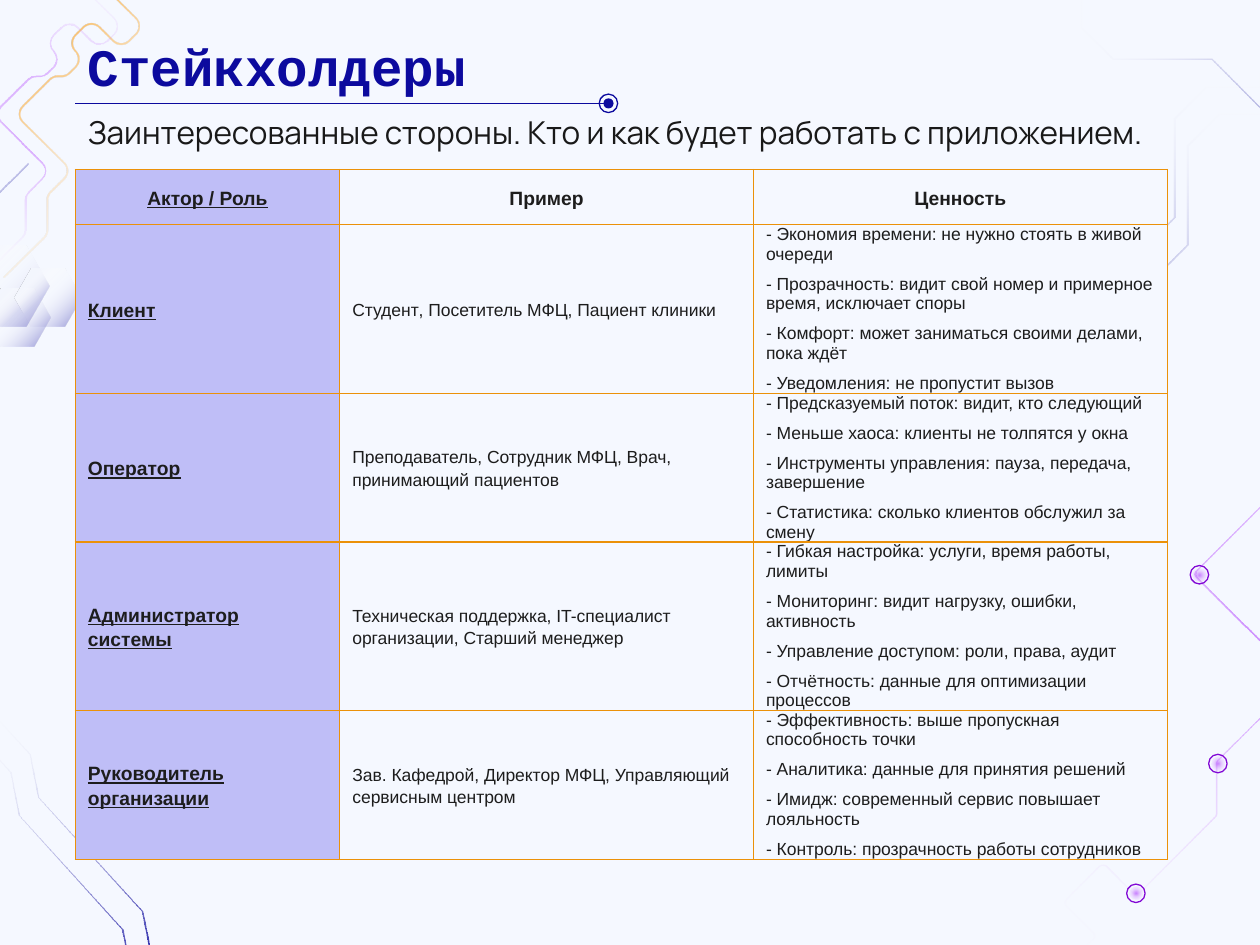
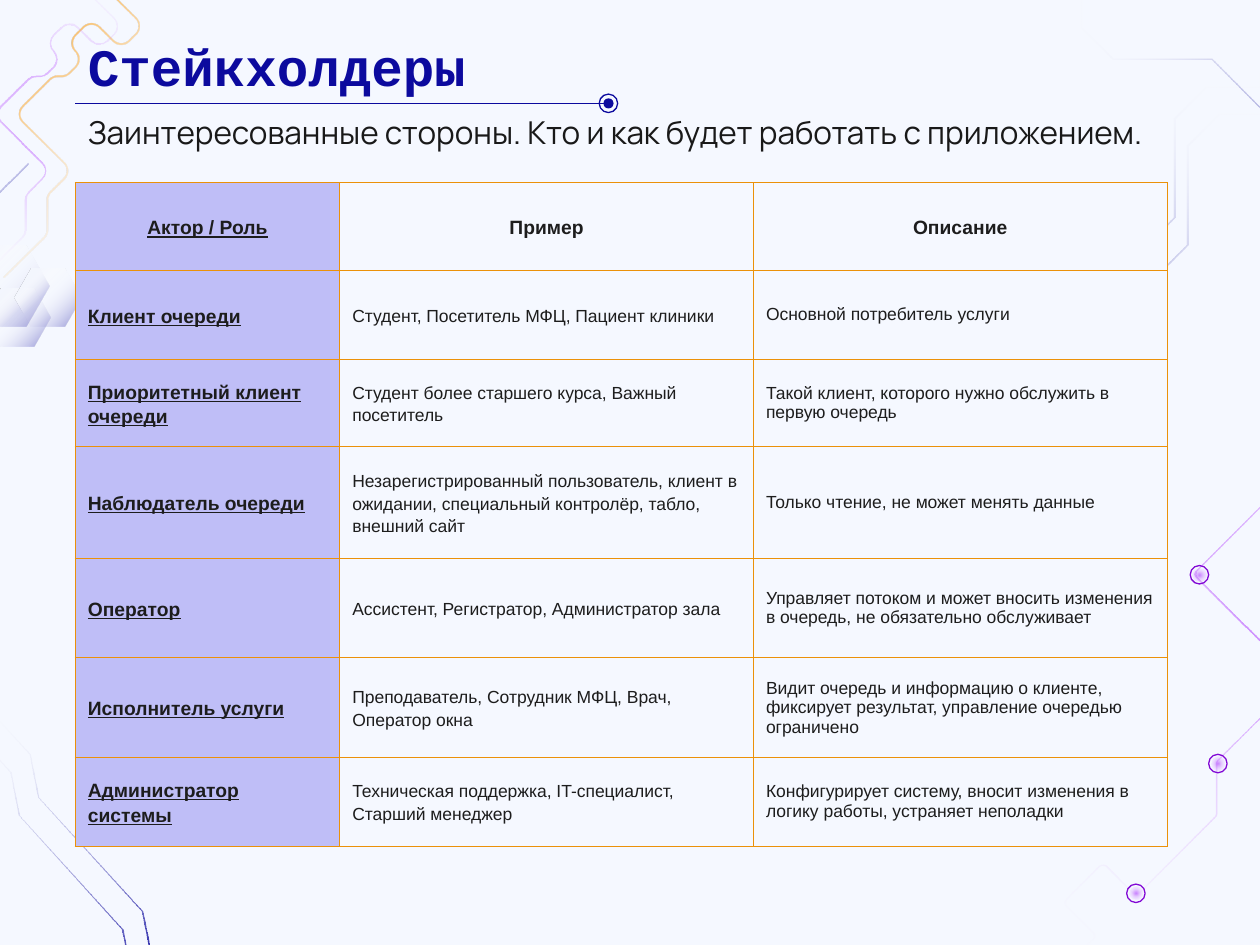
Before and after one commit to DaL1ner/virtual_queue_management_system, a slide deck: slide 4 of reports/presentation/sprint-01.pptx. Drawn at 1260x945 pixels with LibreOffice and Linux fonts; fonts in the diff are those of the drawing; background and template pictures are left out. Boxes give left, top, right and bottom in pixels: in the first picture for what was removed or moved away, otherwise in the second. Text is boxed around its words. In the diff, an @@ line names an element or a change of style, - is before the commit and + after.

Commit message:
Изменены стейкхолдеры - Файл стейкхолдеров переименован - Слайд стейкхолдеров в 1 спринте отредактирован

```diff
--- a/reports/presentation/sprint-01.pptx
+++ b/reports/presentation/sprint-01.pptx
@@ table at (76, 183, 1167, 847) @@
-row 1: Актор / Роль | Пример | Ценность
-row 2: Клиент | Студент, Посетитель МФЦ, Пациент клиники | - Экономия времени: не нужно стоять в живой очереди / - Прозрачность: видит свой номер и примерное время, исключает споры / - Комфорт: может заниматься своими делами, пока ждёт / - Уведомления: не пропустит вызов
-row 3: Оператор | Преподаватель, Сотрудник МФЦ, Врач, принимающий пациентов | - Предсказуемый поток: видит, кто следующий / - Меньше хаоса: клиенты не толпятся у окна / - Инструменты управления: пауза, передача, завершение / - Статистика: сколько клиентов обслужил за смену
-row 4: Администратор системы | Техническая поддержка, IT-специалист организации, Старший менеджер | - Гибкая настройка: услуги, время работы, лимиты / - Мониторинг: видит нагрузку, ошибки, активность / - Управление доступом: роли, права, аудит / - Отчётность: данные для оптимизации процессов
-row 5: Руководитель организации | Зав. Кафедрой, Директор МФЦ, Управляющий сервисным центром | - Эффективность: выше пропускная способность точки / - Аналитика: данные для принятия решений / - Имидж: современный сервис повышает лояльность / - Контроль: прозрачность работы сотрудников
+row 1: Актор / Роль | Пример | Описание
+row 2: Клиент очереди | Студент, Посетитель МФЦ, Пациент клиники | Основной потребитель услуги
+row 3: Приоритетный клиент очереди | Студент более старшего курса, Важный посетитель | Такой клиент, которого нужно обслужить в первую очередь
+row 4: Наблюдатель очереди | Незарегистрированный пользователь, клиент в ожидании, специальный контролёр, табло, внешний сайт | Только чтение, не может менять данные
+row 5: Оператор | Ассистент, Регистратор, Администратор зала | Управляет потоком и может вносить изменения в очередь, не обязательно обслуживает
+row 6: Исполнитель услуги | Преподаватель, Сотрудник МФЦ, Врач, Оператор окна | Видит очередь и информацию о клиенте, фиксирует результат, управление очередью ограничено
+row 7: Администратор системы | Техническая поддержка, IT-специалист, Старший менеджер | Конфигурирует систему, вносит изменения в логику работы, устраняет неполадки
@@ table: place and size @@
-table at (76, 169, 1167, 896)
+table at (76, 183, 1167, 847)
```
Also in this commit, not shown: 8 other files.
